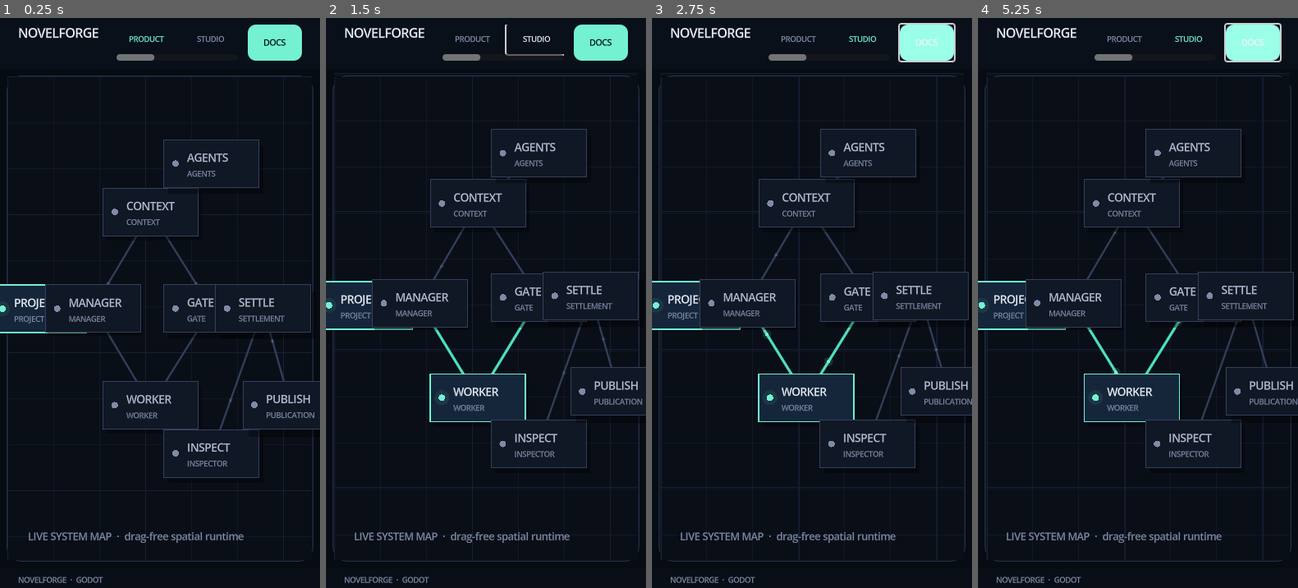
Above: before the commit, frames 1-4 (left to right).
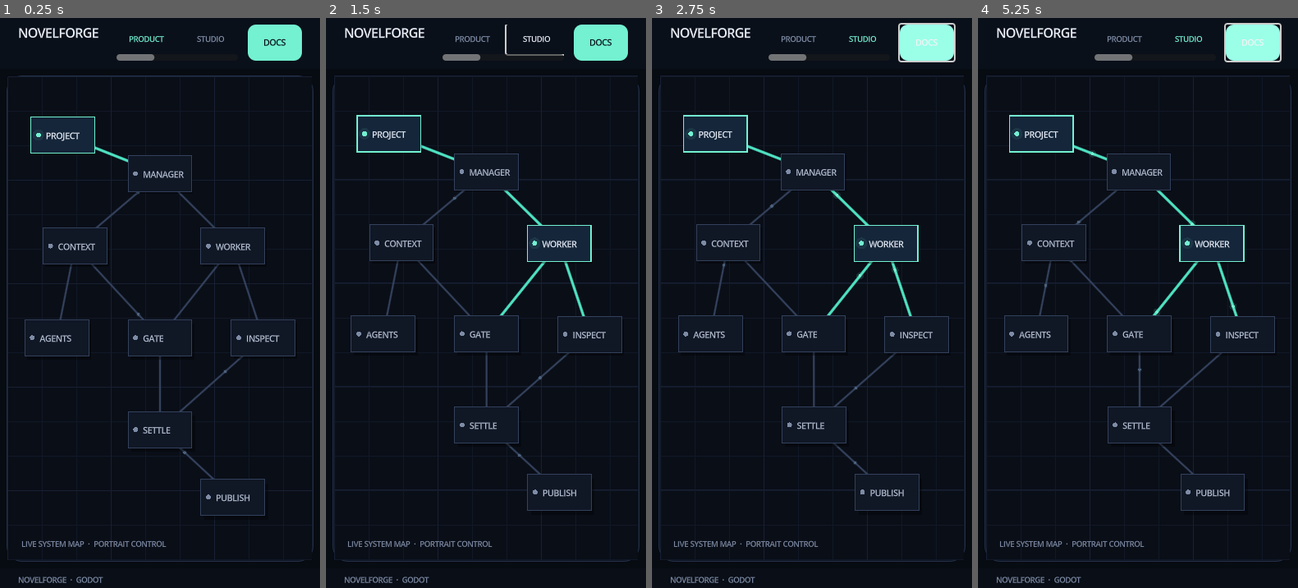
Above: after the commit, the same moments.

Repository: xiaooye/Quillframe
Game: Godot game, scene res://Main.tscn
The game is run twice, just before and just after one commit, with the same random seed, the same clock (stepped at 60 frames per second) and the same inputs.
Inputs:
- Up to frame 1 (0.25 s): no input
- Up to frame 2 (1.5 s): click "PRODUCT" at 0.5 s; click "STUDIO" at 1.25 s
- Up to frame 3 (2.75 s): click "ARCHITECTURE" at 2 s
- Up to frame 4 (5.25 s): click "DOCS" at 2.75 s; click "PRODUCT" at 3.5 s; click "STUDIO" at 4.25 s; click "ARCHITECTURE" at 5 s

The runs differ from the first frame. In frame 1, 8.8% of the frame differs, in the area x 0-100%, y 10-96%; in frame 2, 12%; in frame 3, 13%, in the area x 0-100%, y 9-96%; in frame 4, 13%.
Error before the commit: Invalid call. Nonexistent function 'set_layout_mode' in base 'Control (system_map.gd)'. (res://scripts/main.gd:552)

Commit message:
fix(site): give the system map a portrait topology

Diff:
--- a/site/godot/scripts/system_map.gd
+++ b/site/godot/scripts/system_map.gd
@@ -15,15 +15,15 @@
 const SHADOW := Color(0.0, 0.0, 0.0, 0.35)
 
 const NODES := [
-	{"id": "project", "label": "PROJECT", "p": [0.10, 0.48], "depth": 0.35},
-	{"id": "manager", "label": "MANAGER", "p": [0.28, 0.48], "depth": 0.55},
-	{"id": "context", "label": "CONTEXT", "p": [0.47, 0.28], "depth": 0.85},
-	{"id": "worker", "label": "WORKER", "p": [0.47, 0.68], "depth": 0.75},
-	{"id": "agents", "label": "AGENTS", "p": [0.67, 0.18], "depth": 1.05},
-	{"id": "gate", "label": "GATE", "p": [0.67, 0.48], "depth": 1.10},
-	{"id": "inspector", "label": "INSPECT", "p": [0.67, 0.78], "depth": 0.95},
-	{"id": "settlement", "label": "SETTLE", "p": [0.84, 0.48], "depth": 1.25},
-	{"id": "publication", "label": "PUBLISH", "p": [0.93, 0.68], "depth": 1.35},
+	{"id": "project", "label": "PROJECT", "p": [0.10, 0.48], "phone": [0.18, 0.12], "depth": 0.35},
+	{"id": "manager", "label": "MANAGER", "p": [0.28, 0.48], "phone": [0.50, 0.20], "depth": 0.55},
+	{"id": "context", "label": "CONTEXT", "p": [0.47, 0.28], "phone": [0.22, 0.35], "depth": 0.85},
+	{"id": "worker", "label": "WORKER", "p": [0.47, 0.68], "phone": [0.74, 0.35], "depth": 0.75},
+	{"id": "agents", "label": "AGENTS", "p": [0.67, 0.18], "phone": [0.16, 0.54], "depth": 1.05},
+	{"id": "gate", "label": "GATE", "p": [0.67, 0.48], "phone": [0.50, 0.54], "depth": 1.10},
+	{"id": "inspector", "label": "INSPECT", "p": [0.67, 0.78], "phone": [0.84, 0.54], "depth": 0.95},
+	{"id": "settlement", "label": "SETTLE", "p": [0.84, 0.48], "phone": [0.50, 0.73], "depth": 1.25},
+	{"id": "publication", "label": "PUBLISH", "p": [0.93, 0.68], "phone": [0.74, 0.87], "depth": 1.35},
 ]
 
 const EDGES := [
@@ -57,6 +57,7 @@
 var _hovered := ""
 var _focus := "project"
 var _selected := "project"
+var _layout_mode := "desktop"
 
 func _ready() -> void:
 	mouse_filter = Control.MOUSE_FILTER_STOP
@@ -66,12 +67,17 @@
 	_focus = str(ROUTE_FOCUS.get(route, "project"))
 	queue_redraw()
 
+func set_layout_mode(mode: String) -> void:
+	_layout_mode = mode
+	queue_redraw()
+
 func _process(delta: float) -> void:
 	_time += delta
 	if size.x > 0.0 and size.y > 0.0:
 		var center := size * 0.5
 		var mouse := get_local_mouse_position()
-		var target := (mouse - center) / maxf(size.x, size.y) * 22.0
+		var strength := 8.0 if _is_phone() else 22.0
+		var target := (mouse - center) / maxf(size.x, size.y) * strength
 		_parallax = _parallax.lerp(target, minf(1.0, delta * 5.5))
 	queue_redraw()
 
@@ -90,8 +96,8 @@
 
 func _draw() -> void:
 	draw_rect(Rect2(Vector2.ZERO, size), BG, true)
-	_draw_grid(56.0, GRID_FINE, _parallax * 0.18)
-	_draw_grid(168.0, GRID, _parallax * 0.34)
+	_draw_grid(42.0 if _is_phone() else 56.0, GRID_FINE, _parallax * 0.18)
+	_draw_grid(126.0 if _is_phone() else 168.0, GRID, _parallax * 0.34)
 
 	for edge in EDGES:
 		var from_id := str(edge[0])
@@ -107,7 +113,8 @@
 		_draw_node(node)
 
 	var font := get_theme_default_font()
-	draw_string(font, Vector2(24, size.y - 24), "LIVE SYSTEM MAP  ·  drag-free spatial runtime", HORIZONTAL_ALIGNMENT_LEFT, -1, 12, MUTED)
+	var footer_text := "LIVE SYSTEM MAP  ·  PORTRAIT CONTROL" if _is_phone() else "LIVE SYSTEM MAP  ·  SPATIAL RUNTIME"
+	draw_string(font, Vector2(16 if _is_phone() else 24, size.y - 16 if _is_phone() else size.y - 24), footer_text, HORIZONTAL_ALIGNMENT_LEFT, -1, 9 if _is_phone() else 12, MUTED)
 
 func _draw_grid(step: float, color: Color, offset: Vector2) -> void:
 	if step <= 0.0:
@@ -126,8 +133,9 @@
 	var t := fmod(_time * (0.16 if hot else 0.09) + seed, 1.0)
 	var p := a.lerp(b, t)
 	var glow := ACCENT if hot else Color("4b617d")
-	draw_circle(p, 5.5 if hot else 3.0, Color(glow.r, glow.g, glow.b, 0.14))
-	draw_circle(p, 2.1 if hot else 1.4, glow)
+	var outer_radius := 4.5 if _is_phone() and hot else (5.5 if hot else 3.0)
+	draw_circle(p, outer_radius, Color(glow.r, glow.g, glow.b, 0.14))
+	draw_circle(p, 1.8 if _is_phone() else (2.1 if hot else 1.4), glow)
 
 func _draw_node(node: Dictionary) -> void:
 	var id := str(node["id"])
@@ -135,30 +143,37 @@
 	var rect := _node_rect(node)
 	var is_hot := id == _focus or id == _selected or id == _hovered
 	var depth := float(node["depth"])
-	var lift := Vector2(5.0, 7.0) * depth
+	var lift := Vector2(3.0, 4.0) * depth if _is_phone() else Vector2(5.0, 7.0) * depth
 	var shadow_rect := Rect2(rect.position + lift, rect.size)
 	draw_rect(shadow_rect, SHADOW, true)
 	draw_rect(rect, PANEL_HOT if is_hot else PANEL, true)
 	draw_rect(rect, ACCENT if is_hot else EDGE, false, 1.5 if is_hot else 1.0)
 
-	var port := Vector2(rect.position.x + 14.0, rect.get_center().y)
-	draw_circle(port, 4.0, ACCENT if is_hot else MUTED)
+	var port_x := 9.0 if _is_phone() else 14.0
+	var port := Vector2(rect.position.x + port_x, rect.get_center().y)
+	draw_circle(port, 3.0 if _is_phone() else 4.0, ACCENT if is_hot else MUTED)
 	if is_hot:
-		draw_circle(port, 9.0, Color(ACCENT.r, ACCENT.g, ACCENT.b, 0.08))
+		draw_circle(port, 7.0 if _is_phone() else 9.0, Color(ACCENT.r, ACCENT.g, ACCENT.b, 0.08))
 
 	var font := get_theme_default_font()
 	var text_color := TEXT if is_hot else Color("b3bfd2")
-	draw_string(font, Vector2(rect.position.x + 28.0, rect.position.y + 27.0), label, HORIZONTAL_ALIGNMENT_LEFT, rect.size.x - 38.0, 13, text_color)
-	draw_string(font, Vector2(rect.position.x + 28.0, rect.position.y + 45.0), id.to_upper(), HORIZONTAL_ALIGNMENT_LEFT, rect.size.x - 38.0, 9, MUTED)
+	if _is_phone():
+		draw_string(font, Vector2(rect.position.x + 18.0, rect.position.y + 27.0), label, HORIZONTAL_ALIGNMENT_LEFT, rect.size.x - 24.0, 10, text_color)
+	else:
+		draw_string(font, Vector2(rect.position.x + 28.0, rect.position.y + 27.0), label, HORIZONTAL_ALIGNMENT_LEFT, rect.size.x - 38.0, 13, text_color)
+		draw_string(font, Vector2(rect.position.x + 28.0, rect.position.y + 45.0), id.to_upper(), HORIZONTAL_ALIGNMENT_LEFT, rect.size.x - 38.0, 9, MUTED)
 
 func _node_rect(node: Dictionary) -> Rect2:
-	var p_data: Array = node["p"]
+	var key := "phone" if _is_phone() else "p"
+	var p_data: Array = node[key]
 	var normalized := Vector2(float(p_data[0]), float(p_data[1]))
 	var depth := float(node["depth"])
 	var center := Vector2(normalized.x * size.x, normalized.y * size.y) + _parallax * depth
-	var w := clampf(size.x * 0.13, 116.0, 172.0)
-	var h := 58.0
-	return Rect2(center - Vector2(w, h) * 0.5, Vector2(w, h))
+	if _is_phone():
+		var phone_width := clampf(size.x * 0.21, 72.0, 96.0)
+		return Rect2(center - Vector2(phone_width, 44.0) * 0.5, Vector2(phone_width, 44.0))
+	var width := clampf(size.x * 0.13, 116.0, 172.0)
+	return Rect2(center - Vector2(width, 58.0) * 0.5, Vector2(width, 58.0))
 
 func _node_center(id: String) -> Vector2:
 	for node in NODES:
@@ -169,6 +184,9 @@
 func _node_at(position: Vector2) -> String:
 	for index in range(NODES.size() - 1, -1, -1):
 		var node: Dictionary = NODES[index]
-		if _node_rect(node).grow(4.0).has_point(position):
+		if _node_rect(node).grow(5.0 if _is_phone() else 4.0).has_point(position):
 			return str(node["id"])
 	return ""
+
+func _is_phone() -> bool:
+	return _layout_mode == "phone"
